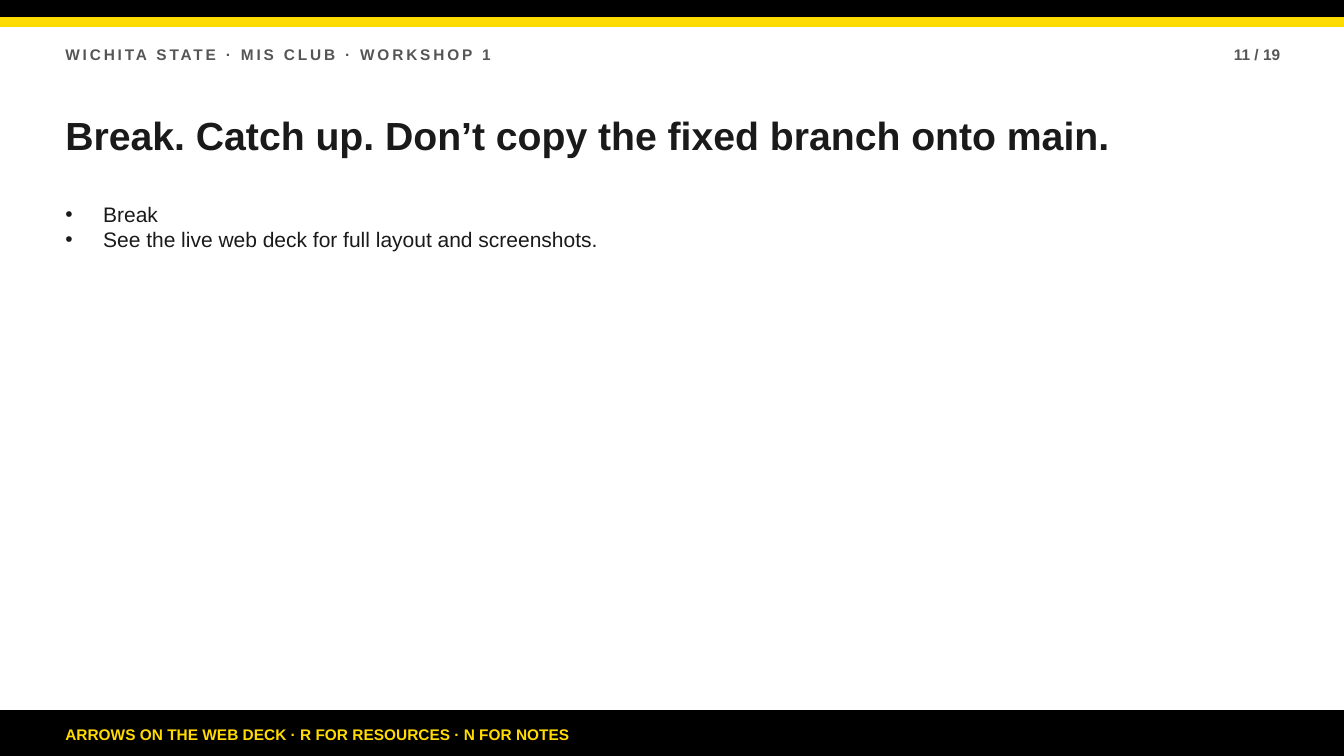
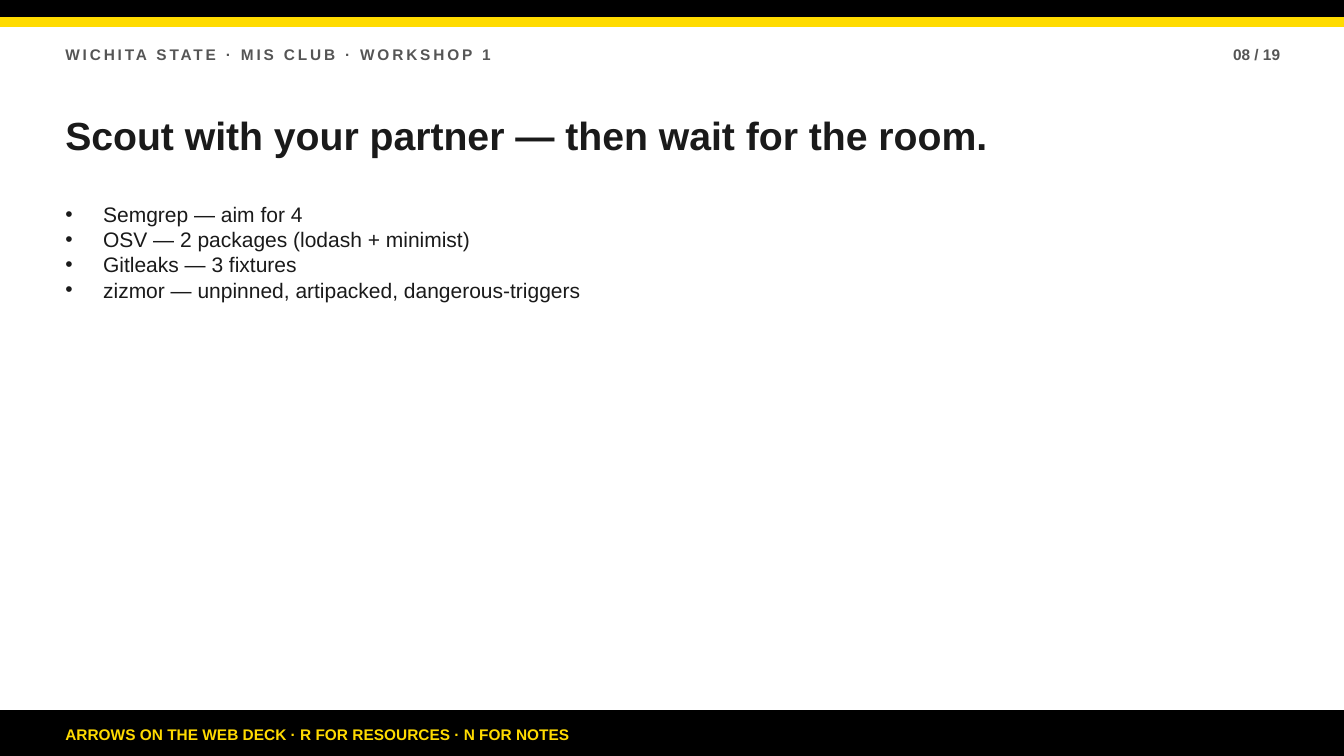
Before and after one commit to bsbcyber/workshop-site, a slide deck: slide 8 of Workshop-2-Secure-Development.pptx (slide 11 before the commit). Drawn at 1344x756 pixels with LibreOffice and Linux fonts; fonts in the diff are those of the drawing. Boxes give left, top, right and bottom in pixels: in the first picture for what was removed or moved away, otherwise in the second. Text is boxed around its words. In the diff, an @@ line names an element or a change of style, - is before the commit and + after.

Commit message:
Align Workshop 2 site to partner pacing and Must/Should/Stretch.
Update facilitator guide, agenda, student walkthrough, deck, and PPTX so the 2-hour lab uses discussion partners, hard gates, and tiered completion.

```diff
--- a/Workshop-2-Secure-Development.pptx
+++ b/Workshop-2-Secure-Development.pptx
@@ text at (x1=1233, y1=49, x2=1280, y2=60): text changed @@
-11 / 19
+08 / 19
@@ text at (x1=65, y1=121, x2=987, y2=158): text changed @@
-Break. Catch up. Don’t copy the fixed branch onto main.
+Scout with your partner — then wait for the room.
@@ text at (x1=103, y1=206, x2=580, y2=302): text changed @@
-• Break
-• See the live web deck for full layout and screenshots.
+• Semgrep — aim for 4
+• OSV — 2 packages (lodash + minimist)
+• Gitleaks — 3 fixtures
+• zizmor — unpinned, artipacked, dangerous-triggers
```
Also in this commit, not shown: 16 other slides changed, 1 slide added, 1 slide removed, 5 other files.
